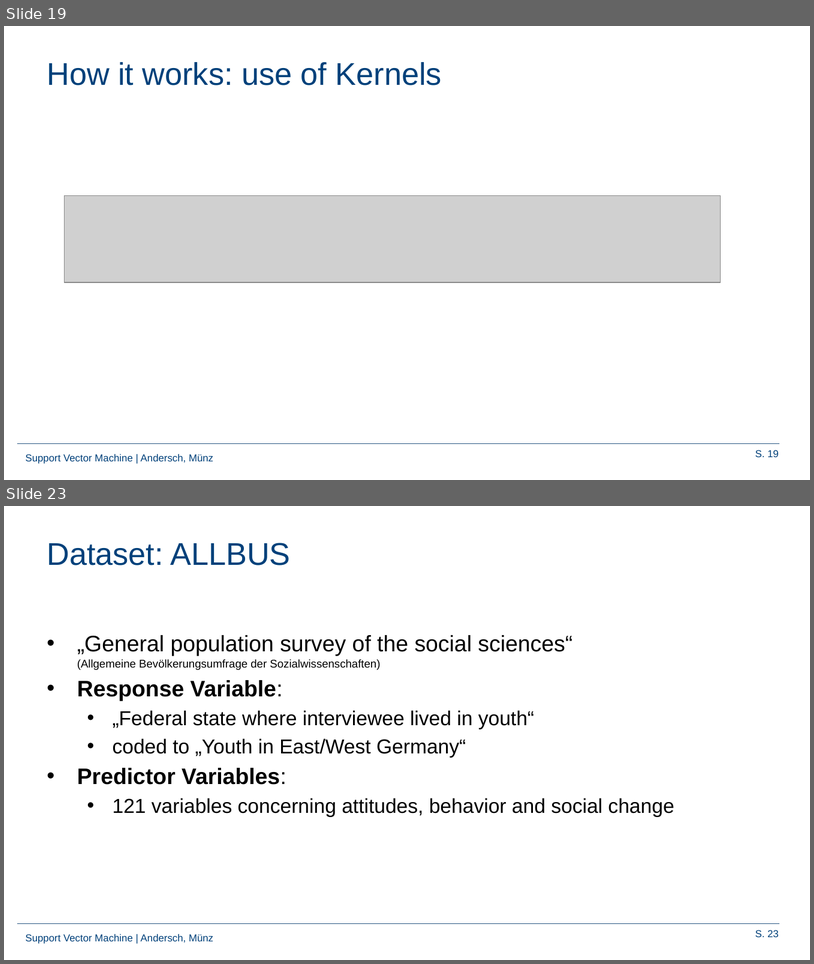
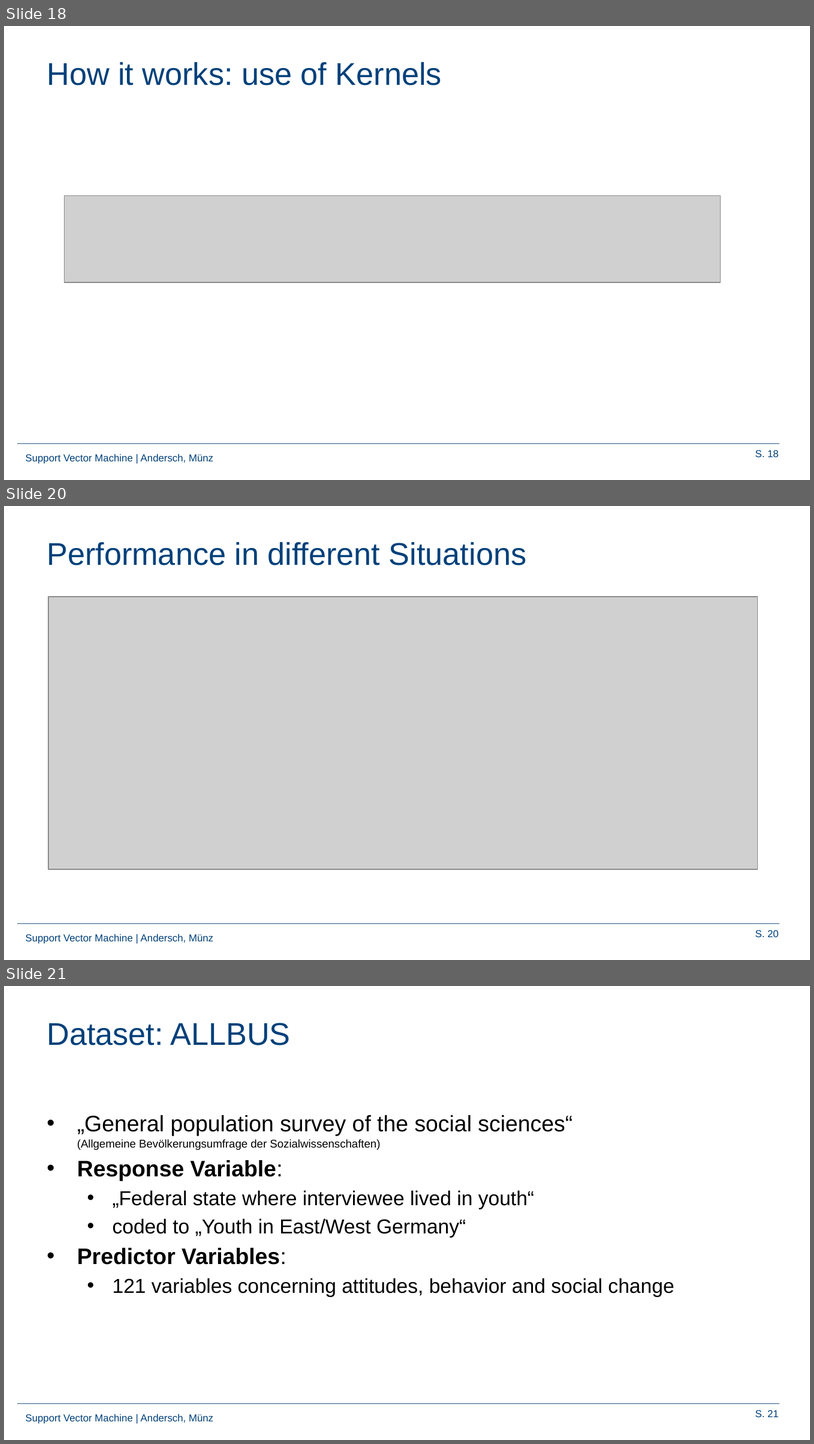
Before and after one commit to Frandersch/Statistical-Machine-Learning, a slide deck: Präsentation/Support Vector Machines.pptx. Shown one above the other, each under a label of ours: slides 19 and 23 before the commit, slides 18, 20 and 21 after it; the slides between them are not shown. The pictures are 814x964 and 814x1444 pixels, drawn with LibreOffice and Linux fonts; fonts in the diff are those of the drawing; grey boxes stand for pictures; background and template pictures are left out. Boxes give left, top, right and bottom in pixels: in the first picture for what was removed or moved away, otherwise in the second. Text is boxed around its words. In the diff, an @@ line names an element or a change of style, - is before the commit and + after.

```diff
--- a/Präsentation/Support Vector Machines.pptx
+++ b/Präsentation/Support Vector Machines.pptx
@@ slide 20 added at (4, 506, 810, 960), background #FFFFFF; not listed: 3 template elements that a slide beside it also shows @@
@@ title added at (47, 542, 527, 565), 28 pt, text #00407A @@
+Performance in different Situations
@@ picture added at (48, 597, 758, 869) @@
@@ what was slide 19 is now slide 18 @@
@@ page number at (756, 450, 779, 457): text changed @@
-S. 19
+S. 18
@@ what was slide 23 is now slide 21 @@
@@ page number at (756, 1410, 779, 1417): text changed @@
-S. 23
+S. 21
```
Also in this commit, not shown: 8 slides changed, 3 slides removed, 19 other files.
